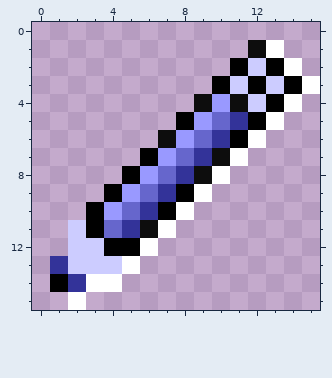
File history of a pixel-art sprite, groove/trunk/resources/edit.gif. Above is the file before it was changed.
The file is 16x16 pixels.
The same view after the edit:
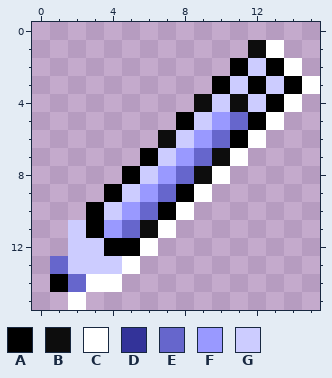
Palette (. is transparent): A #000000  B #0d0d0d  C #ffffff  D #333399  E #6666cc  F #9999ff  G #ccccff
Diff:
@@ x 0..15 @@
  3 ..........AGAGAC
- 4 .........BFBGAC.
- 5 ........AFEDAC..
- 6 .......BFEDAC...
- 7 ......AFEDBC....
- 8 .....AFEDBC.....
- 9 ....AFEDAC......
-10 ...AFEDAC.......
-11 ..GAEDBC........
+ 4 .........BGBGAC.
+ 5 ........AGFEAC..
+ 6 .......BGFEAC...
+ 7 ......AGFEBC....
+ 8 .....AGFEBC.....
+ 9 ....AGFEAC......
+10 ...AGFEAC.......
+11 ..GAFEBC........
 12 ..GGAAC.........
-13 .DGGGC..........
-14 .ADCC...........
+13 .EGGGC..........
+14 .AECC...........
 15 ..C.............
Boxes around the changes in both pictures, in picture pixels (x1, y1, x2, y2):
changed: (50, 94, 248, 292)
